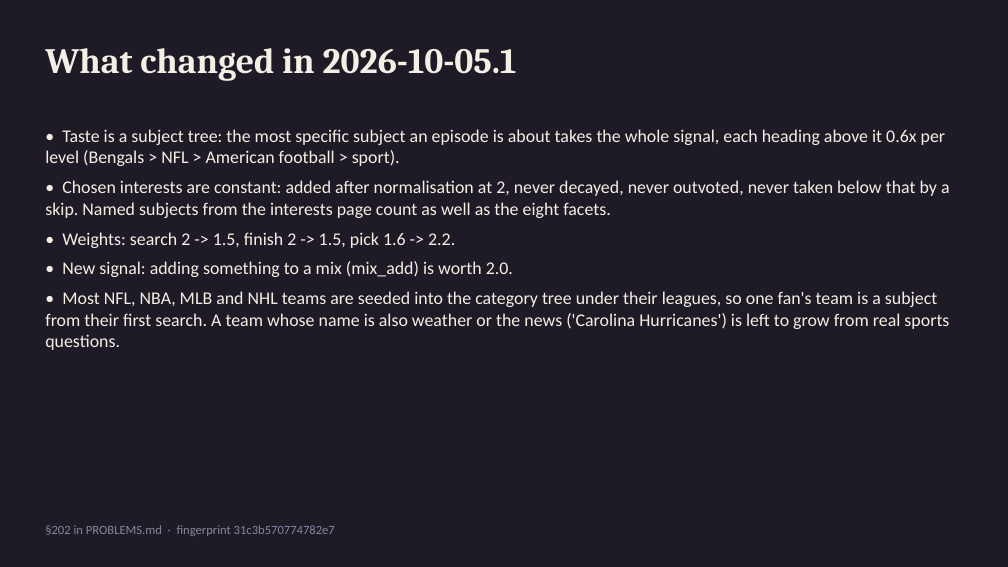
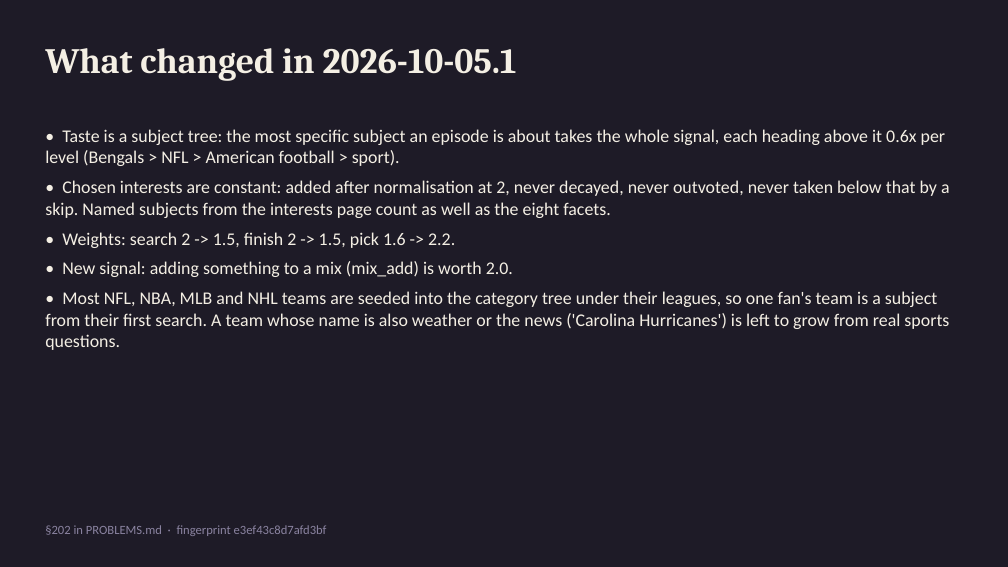
Before and after one commit to tjweingart-byte/FAM, a slide deck: slide 10 of docs/algorithm/FAM_Algorithm.pptx. Drawn at 1008x567 pixels with LibreOffice and Linux fonts; fonts in the diff are those of the drawing. Boxes give left, top, right and bottom in pixels: in the first picture for what was removed or moved away, otherwise in the second. Text is boxed around its words. In the diff, an @@ line names an element or a change of style, - is before the commit and + after.

```diff
--- a/docs/algorithm/FAM_Algorithm.pptx
+++ b/docs/algorithm/FAM_Algorithm.pptx
@@ text at [45, 525, 327, 536]: text changed @@
-§202 in PROBLEMS.md · fingerprint 31c3b570774782e7
+§202 in PROBLEMS.md · fingerprint e3ef43c8d7afd3bf
```
Also in this commit, not shown: 24 other files.
